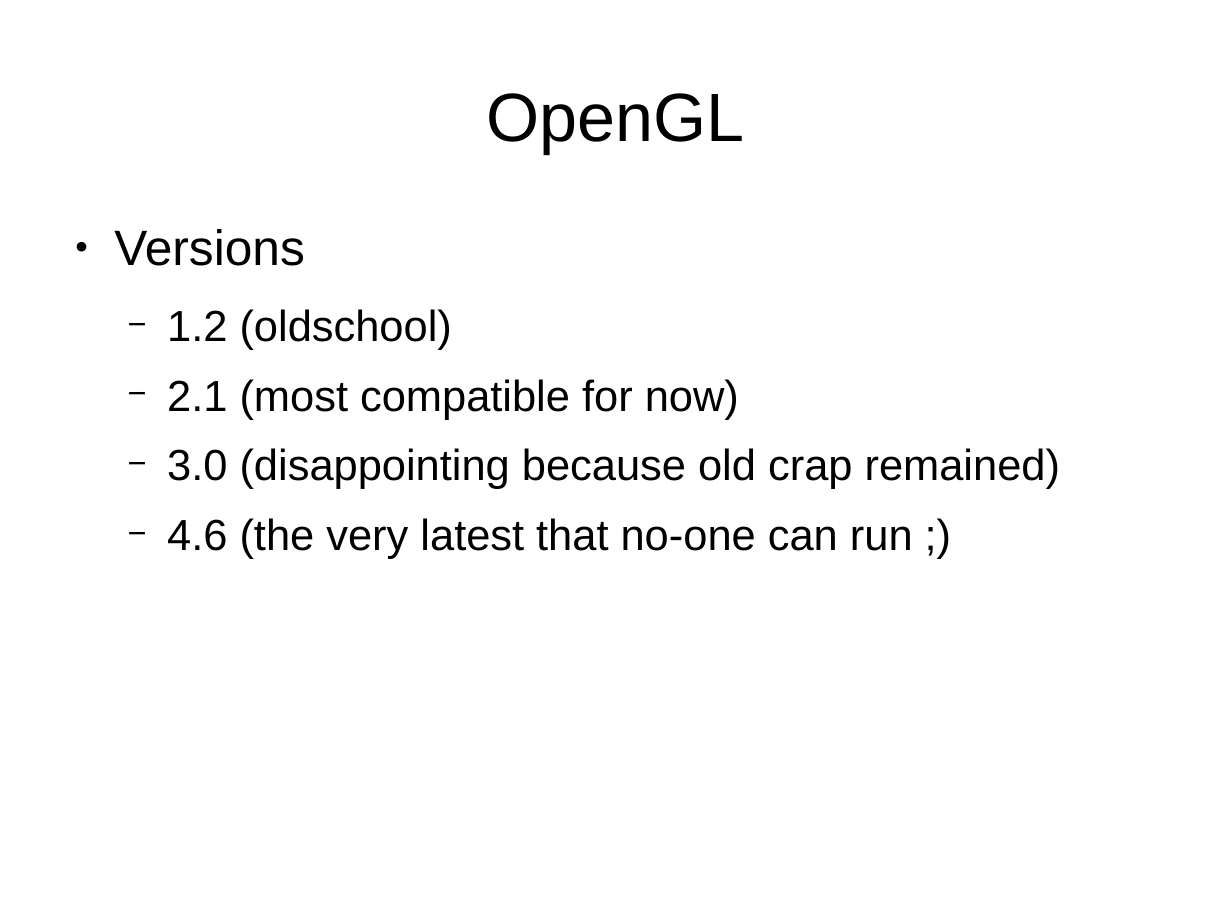
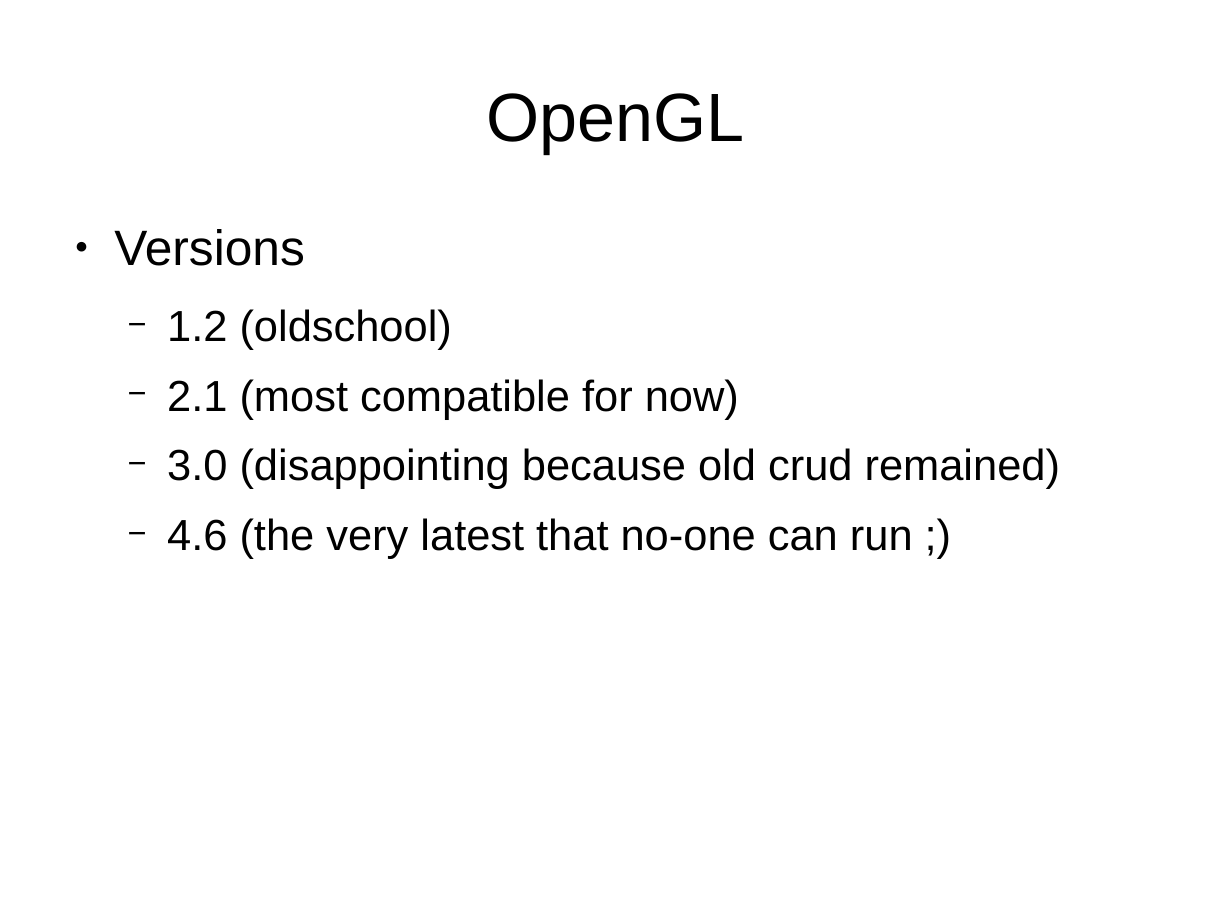
Before and after one commit to osen/creativelabs, a slide deck: slide 11 of gep/gep-lec3.odp. Drawn at 1232x924 pixels with LibreOffice and Linux fonts; fonts in the diff are those of the drawing; background and template pictures are left out. Boxes give left, top, right and bottom in pixels: in the first picture for what was removed or moved away, otherwise in the second. Text is boxed around its words. In the diff, an @@ line names an element or a change of style, - is before the commit and + after.

```diff
--- a/gep/gep-lec3.odp
+++ b/gep/gep-lec3.odp
@@ text at (167,448,1060,489): text changed @@
-  − 3.0 (disappointing because old crap remained)
+  − 3.0 (disappointing because old crud remained)
```
Also in this commit, not shown: 1 other slide changed, 1 slide added.
